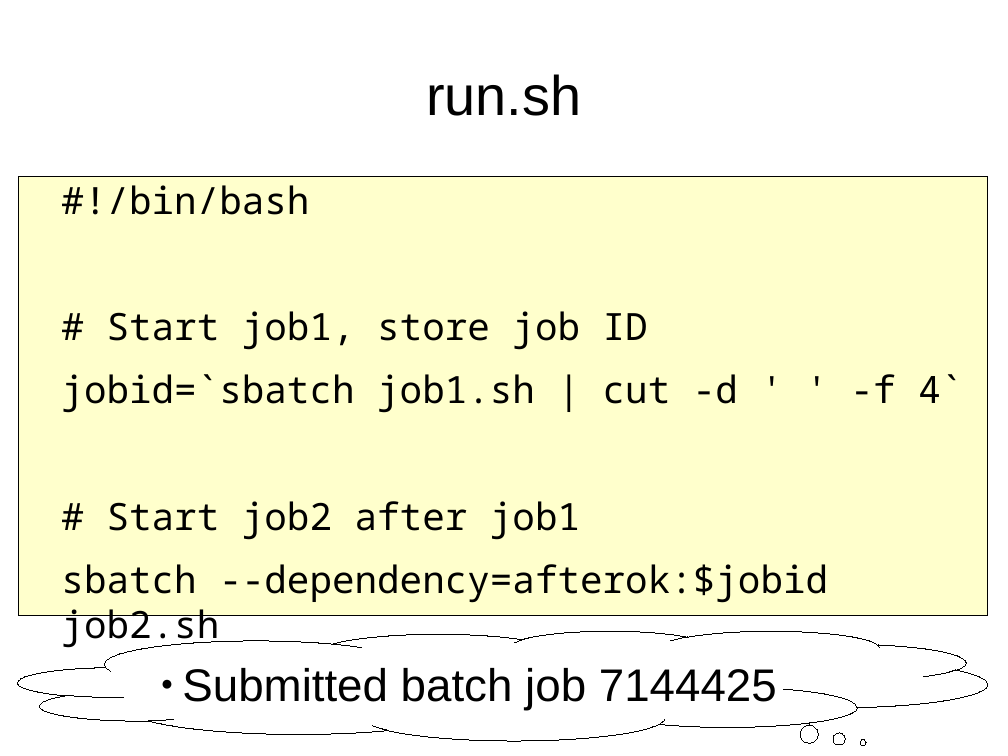
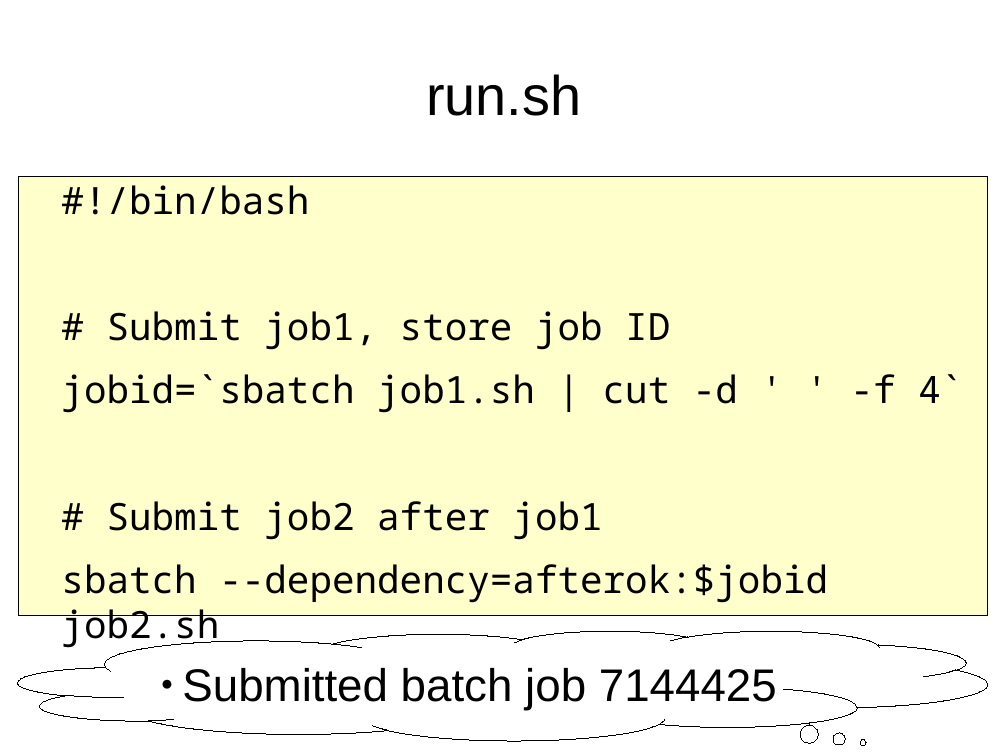
Before and after one commit to richelbilderbeek/peregrine, a slide deck: slide 12 of job_dependencies.odp. Drawn at 1008x756 pixels with LibreOffice and Linux fonts; fonts in the diff are those of the drawing. Boxes give left, top, right and bottom in pixels: in the first picture for what was removed or moved away, otherwise in the second. Text is boxed around its words. In the diff, an @@ line names an element or a change of style, - is before the commit and + after.

```diff
--- a/job_dependencies.odp
+++ b/job_dependencies.odp
@@ text at [107,311,670,350]: text changed @@
-# Start job1, store job ID
+# Submit job1, store job ID
@@ text at [107,501,602,540]: text changed @@
-# Start job2 after job1
+# Submit job2 after job1
```
Also in this commit, not shown: 2 other slides changed, 1 other file.
